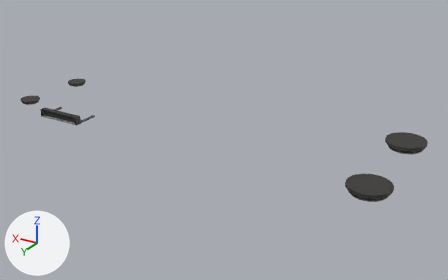
An edit to the FBX model TunaSweeper/SourceArt/Environment/SSTO_TrueEnding/Mechanisms/SM_SSTO_LiftHardware.fbx, drawn before and after from the same camera.
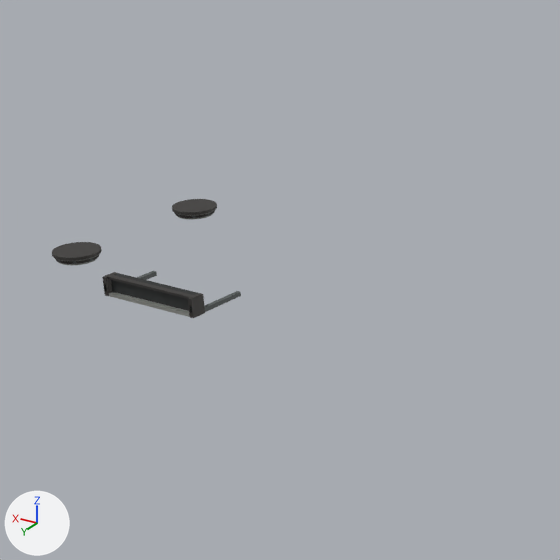
There are two pictures of each version: one whole from a camera (50 mm lens) standing at (-13.13, 19.28, 10.19) and looking at (-1.54, -0.02, 0.53), one close up on the part from 0% to 49% of the width and 0% to 79% of the height. Arrows for +X, +Y and +Z are at lower left; the lights stay in place. The last two pictures show the newer version.

In view in the first close-up: 'SM_SSTO_LiftHardware'.
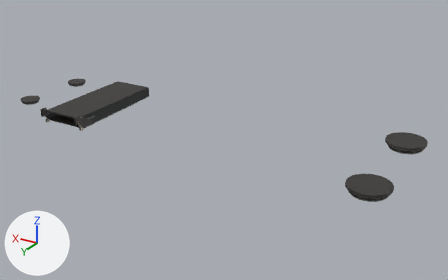
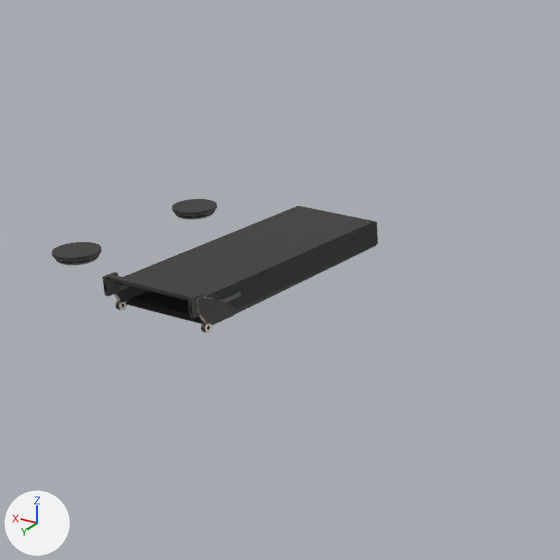
Location of each change, [x1, y1, x2, y2] in pixels of the close-ups (560 x 560 px):
'SM_SSTO_LiftHardware', reshaped: before [52, 199, 241, 318]; after [52, 199, 378, 333]
part 1 of me_sm_ssto_lifthardware, added: after [201, 323, 212, 333]
part 2 of me_sm_ssto_lifthardware, added: after [116, 301, 127, 310]
part 3 of me_sm_ssto_lifthardware, built on: before [106, 272, 241, 318]; after [113, 206, 378, 325]

What changed in the scene script:
```text
Add mat_m_ssto_warmgray:
    mat_m_ssto_warmgray = principled_material('M_SSTO_WarmGray')
    mat_m_ssto_warmgray.base_color = (0.735, 0.661, 0.553)  # pale yellow #dfd4c4
    mat_m_ssto_warmgray.metallic = 0.09
    mat_m_ssto_warmgray.roughness = 0.49
Change me_sm_ssto_lifthardware:
    used by ob_sm_ssto_lifthardware; location = (0.0, 0.0, 0.0)
    remove me_sm_ssto_lifthardware.from_pydata(...)  # 1788 vertices, 1470 faces; spans x -8.8..7.9, y -2.8..3.3, z 0.9..1.7
    add me_sm_ssto_lifthardware.from_pydata(...)  # 2056 vertices, 3664 faces; spans x -8.8..7.9, y -2.8..3.3, z 0.9..1.7
    me_sm_ssto_lifthardware part 1: a new loose piece of 96 vertices spanning x 3.0..3.1, y 2.9..3.1, z 1.0..1.2
    me_sm_ssto_lifthardware part 2: a new loose piece of 96 vertices spanning x 4.8..4.9, y 2.9..3.1, z 1.0..1.2
    me_sm_ssto_lifthardware part 3: 2 vertices moved within x 4.8..4.9, y 3.2, z 1.4; 11 vertices removed from x 3.0..4.9, y 3.0..3.3, z 1.3..1.6; 87 vertices added at x 3.0..4.9, y -1.3..3.2, z 1.1..1.6
    add me_sm_ssto_lifthardware.materials.append(mat_m_ssto_warmgray)  # pale yellow #dfd4c4
```
